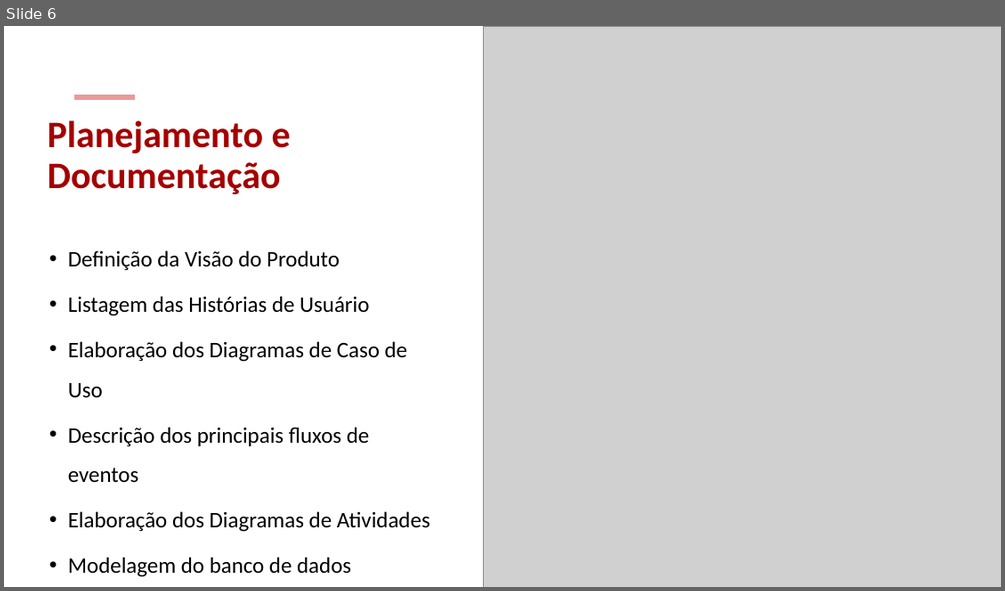
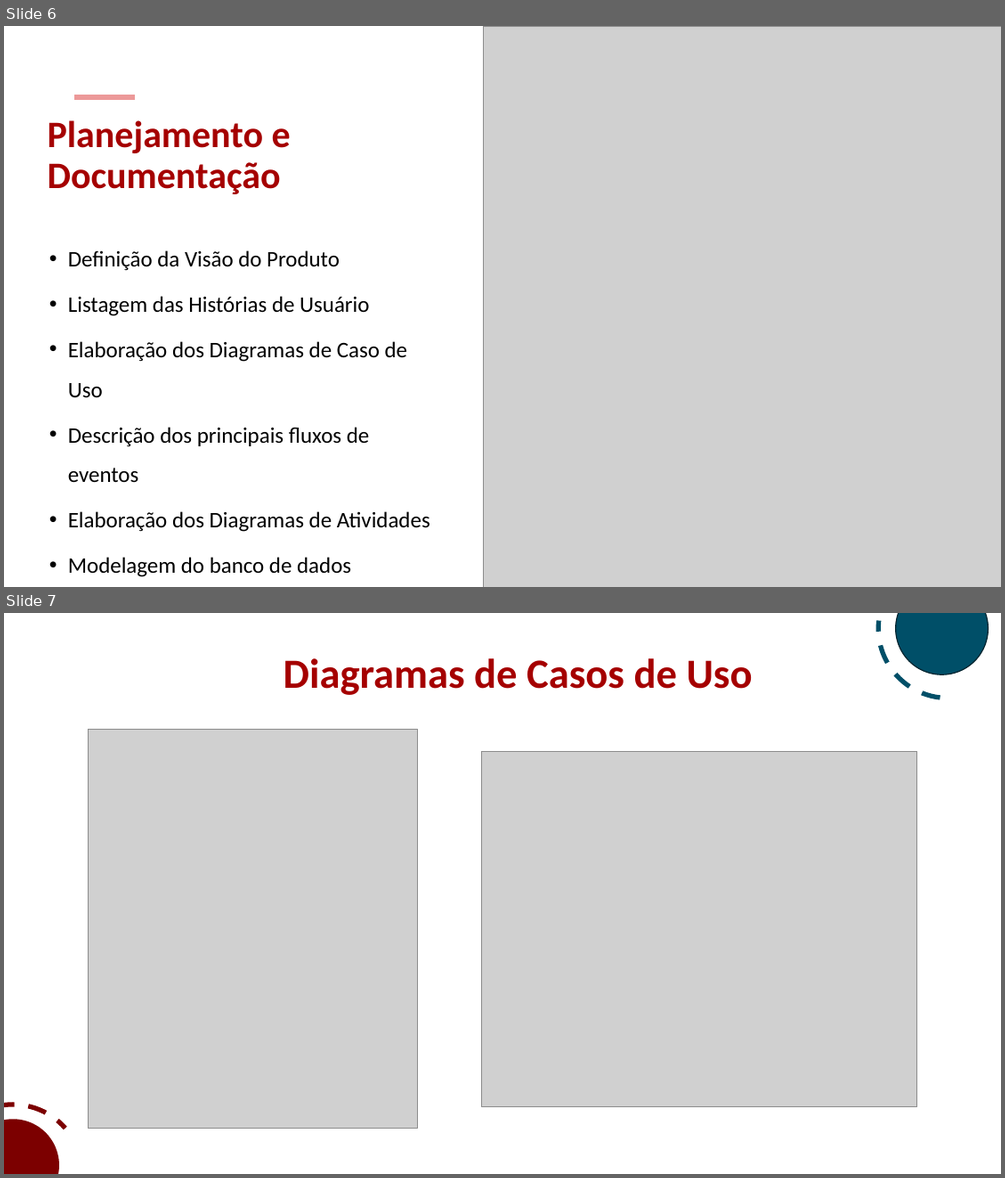
Before and after one commit to rodrigopolastro/portal-reposicoes-aulas-fatec, a slide deck: docs/Slides - Apresentação PI1.pptx. Shown one above the other, each under a label of ours: slide 6 before the commit, slides 6 and 7 after it. The pictures are 1005x591 and 1005x1178 pixels, drawn with LibreOffice and Linux fonts; fonts in the diff are those of the drawing; grey boxes stand for pictures. Boxes give left, top, right and bottom in pixels: in the first picture for what was removed or moved away, otherwise in the second. Text is boxed around its words. In the diff, an @@ line names an element or a change of style, - is before the commit and + after.

```diff
--- a/docs/Slides - Apresentação PI1.pptx
+++ b/docs/Slides - Apresentação PI1.pptx
@@ slide 7 added at <box>4,613,1001,1174</box>, background #FFFFFF @@
@@ arc (boxed as its full ellipse) added at <box>871,613,1001,706</box>, outline #004F68 4.5 pt dashed @@
@@ ellipse added at <box>896,613,988,675</box>, fill #004F68, outline #00232E 1 pt @@
@@ title added at <box>283,658,752,695</box>, 40 pt, text #A50000, bold @@
+Diagramas de Casos de Uso
@@ picture added at <box>88,729,418,1128</box> @@
@@ picture added at <box>481,751,917,1107</box> @@
@@ arc (boxed as its full ellipse) added at <box>4,1076,111,1174</box>, outline #7C0000 4.5 pt dashed @@
@@ ellipse added at <box>4,1119,59,1174</box>, fill #7C0000 @@
```
Also in this commit, not shown: 2 slides changed, 3 other slides added, 1 slide removed, 8 other files.
